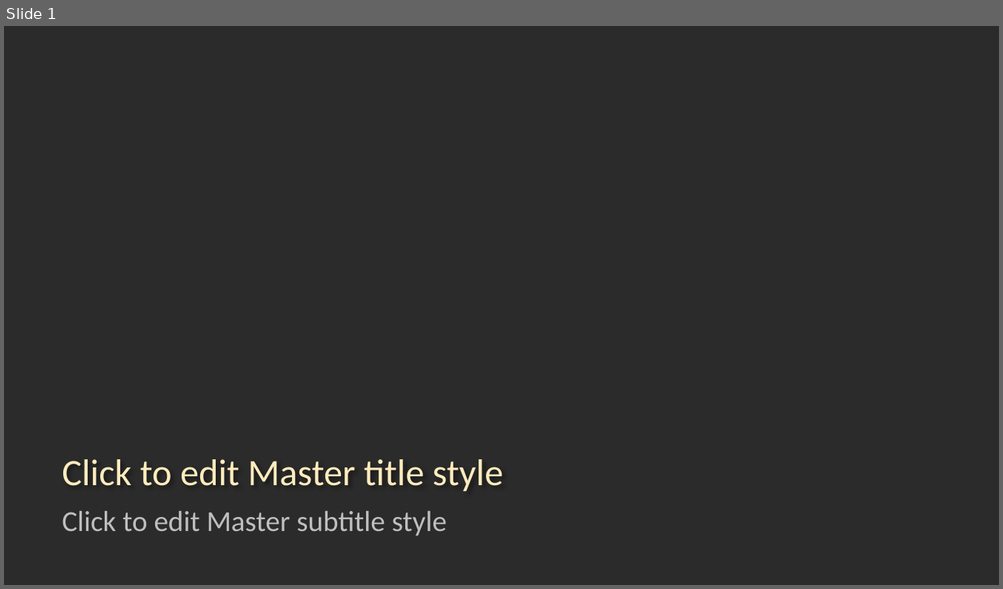
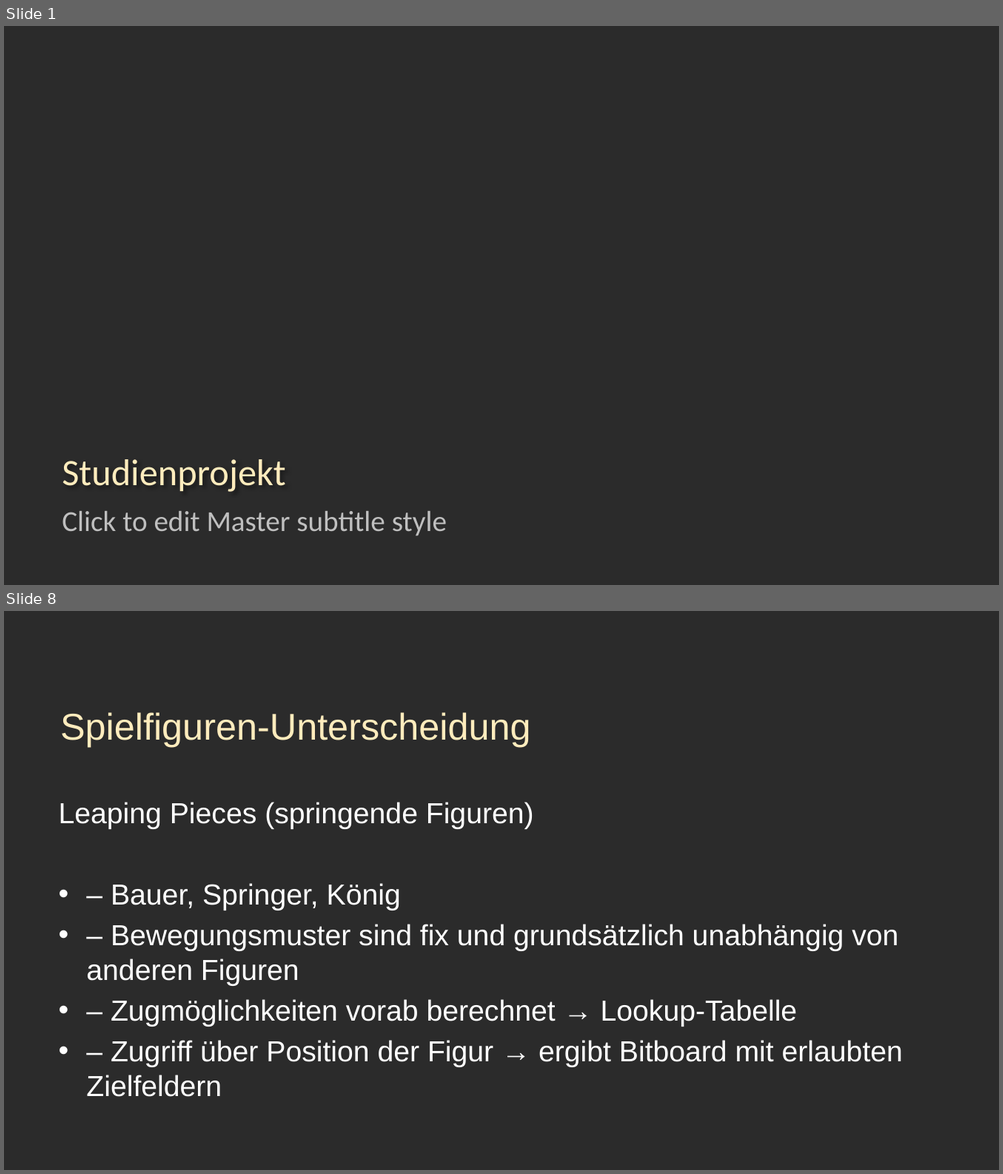
Before and after one commit to mfnomad/chess-cnn, a slide deck: präsentation.pptx. Shown one above the other, each under a label of ours: slide 1 before the commit, slides 1 and 8 after it; the slides between them are not shown. The pictures are 1003x589 and 1003x1174 pixels, drawn with LibreOffice and Linux fonts; fonts in the diff are those of the drawing; background and template pictures are left out; a plain dark background stands for a picture behind light text. Boxes give left, top, right and bottom in pixels: in the first picture for what was removed or moved away, otherwise in the second. Text is boxed around its words. In the diff, an @@ line names an element or a change of style, - is before the commit and + after.

```diff
--- a/präsentation.pptx
+++ b/präsentation.pptx
@@ slide 8 added at (4, 611, 999, 1170), background picture (left out) @@
@@ title added at (60, 712, 531, 747), 36 pt, text #FFECBD @@
+Spielfiguren-Unterscheidung
@@ text added at (59, 802, 902, 1068), 28 pt, text #FFFFFF @@
+Leaping Pieces (springende Figuren)
+• – Bauer, Springer, König
+• – Bewegungsmuster sind fix und grundsätzlich unabhängig von anderen Figuren
+• – Zugmöglichkeiten vorab berechnet → Lookup-Tabelle
+• – Zugriff über Position der Figur → ergibt Bitboard mit erlaubten Zielfeldern
@@ slide 1 changed as well @@
@@ title at (62, 460, 285, 492): text changed @@
-Click to edit Master title style
+Studienprojekt
```
Also in this commit, not shown: 34 other slides added, 4 slides removed.
